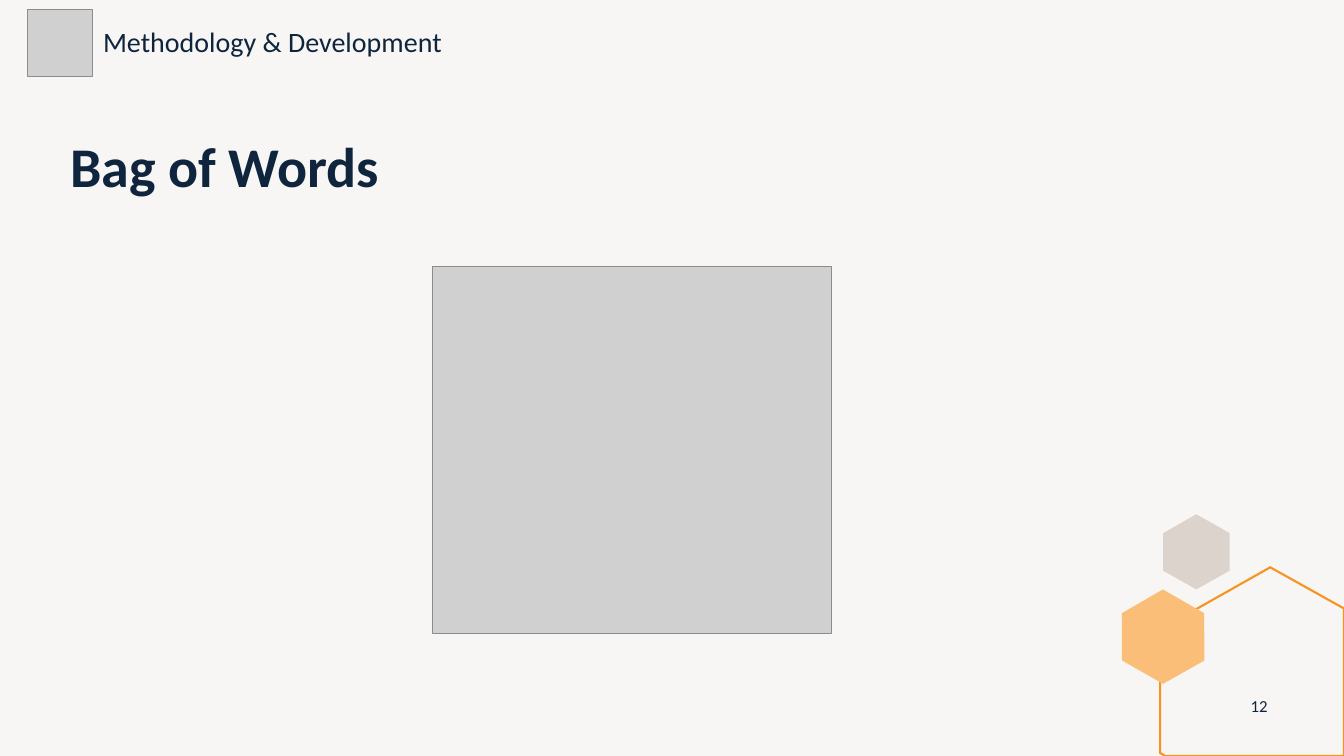
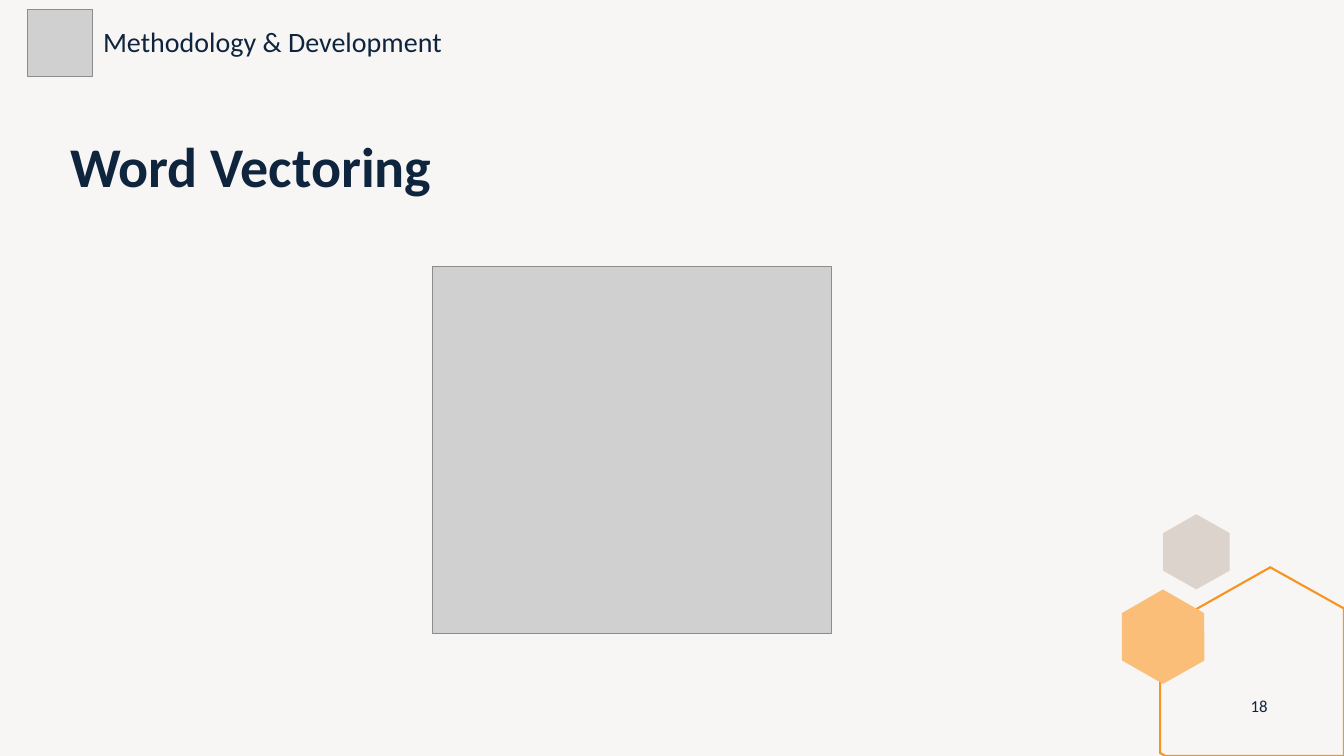
Before and after one commit to marti1999/TFG, a slide deck: slide 18 of informes/entrega final/presentation.pptx (slide 12 before the commit). Drawn at 1344x756 pixels with LibreOffice and Linux fonts; fonts in the diff are those of the drawing; grey boxes stand for pictures. Boxes give left, top, right and bottom in pixels: in the first picture for what was removed or moved away, otherwise in the second. Text is boxed around its words. In the diff, an @@ line names an element or a change of style, - is before the commit and + after.

```diff
--- a/informes/entrega final/presentation.pptx
+++ b/informes/entrega final/presentation.pptx
@@ title at [70,147,432,197]: text changed @@
-Bag of Words
+Word Vectoring
@@ page number at [1251,700,1268,712]: text changed @@
-12
+18
```
Also in this commit, not shown: 9 other slides changed, 1 other file.
